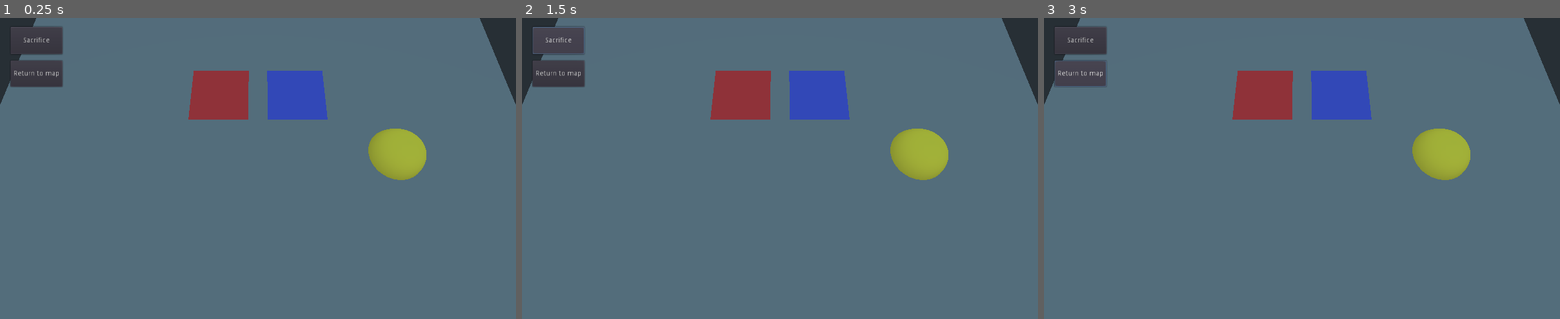
Above: before the commit, frames 1-3 (left to right).
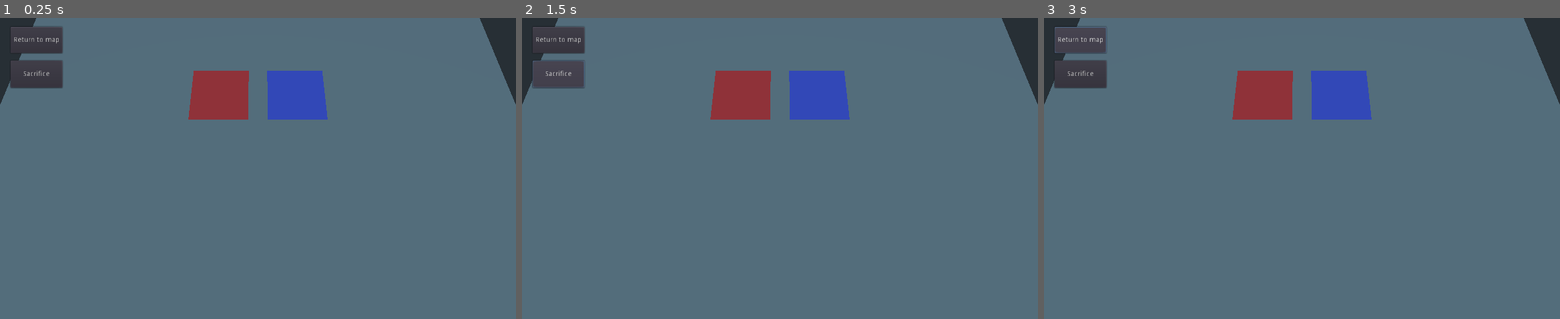
Above: after the commit, the same moments.

Repository: tpgame-spbstu/Tabletop-roguelike
Game: Godot game, scene res://Sacrifice_location/sacrifice_location.tscn
Two runs of this game, one before a commit and one after it. Both use one fixed random seed, a clock stepped at 60 frames per second and the inputs below. This scene is started directly instead of the project's main scene.
Inputs:
- Up to frame 1 (0.25 s): no input
- Up to frame 2 (1.5 s): click "Sacrifice" at 0.5 s; click "Sacrifice" at 1.25 s
- Up to frame 3 (3 s): click "Sacrifice" at 2 s; click "Return to map" at 2.75 s

The runs differ from the first frame. In frame 1, 1.7% of the frame differs, in the area x 2-83%, y 6-54%; in frame 2, 1.8%; in frame 3, 1.9%, in the area x 2-83%, y 2-54%.
Error before the commit: Invalid get index 'cards' (on base: 'Nil'). (res://Sacrifice_location/sacrifice_location.gd:124)

Commit message:
Добавил в локацию пожертвования увеличение аппнутой карты, по возможности пусть игрок выходит сам через кнопочку #96

Diff:
--- a/Sacrifice_location/sacrifice_location.gd
+++ b/Sacrifice_location/sacrifice_location.gd
@@ -15,6 +15,7 @@
 var card_on_from = null
 var card_on_to = null
 var cur_card
+var is_sacrifice = false
 
 func initialize(deck_config, inventory_config, params : Dictionary):
 	.initialize(deck_config, inventory_config, params)
@@ -118,7 +119,21 @@
 	self.deck_config.cards.erase(config_from)
 	pass
 
+func end_of_sacrifice():
+	for card in $deck.get_children():
+		card.hide()
+
+	card_on_to.get_parent().show()
+	var spatial = card_on_to
+	spatial.scale = card_on_to.scale * 2.8
+	spatial.translate(Vector3(0.3, 0.6, -0.4))
+	# spatial.rotate_x(-PI/6)
+	pass
+
+# sacrifice
 func _on_Button_pressed():
+	if card_on_from == null or card_on_to == null:
+		return
 	var config_on_from
 	var config_on_to
 	for card_conf in self.deck_config.cards:
@@ -130,7 +145,17 @@
 			config_on_to = card_conf
 
 	move_symbols(config_on_from, config_on_to)
+	end_of_sacrifice()
+	$Sacrifice.hide()
+	is_sacrifice = true
+	# self._on_Return_to_map_pressed()
 	pass
 
 func _on_Return_to_map_pressed():
 	emit_signal("return_to_map", true)
+
+func _process(delta):
+	if is_sacrifice:
+		# добавить анимацию там, поворот мб
+		# card_on_to.rotate_z(PI/100)
+		pass
--- a/Sacrifice_location/sacrifice_location.tscn
+++ b/Sacrifice_location/sacrifice_location.tscn
@@ -24,15 +24,6 @@
 
 [sub_resource type="BoxShape" id=8]
 extents = Vector3( 0.455, 0.014, 0.454 )
-
-[sub_resource type="SpatialMaterial" id=10]
-albedo_color = Color( 0.980392, 0.843137, 0.223529, 1 )
-
-[sub_resource type="CapsuleMesh" id=9]
-material = SubResource( 10 )
-radius = 0.4
-mid_height = 0.001
-radial_segments = 61
 
 [node name="sacrifice_location" type="Spatial"]
 transform = Transform( 1, 0, 0, 0, 1, 0, 0, 0, 1, -0.000866532, -0.00209808, 0.00696051 )
@@ -77,16 +68,11 @@
 [node name="reference_frame_card" type="Spatial" parent="."]
 transform = Transform( 1, 0, 0, 0, 1, 0, 0, 0, 1, 1.8, 0, -1.3 )
 
-[node name="MeshInstance2" type="MeshInstance" parent="."]
-transform = Transform( 1, 0, 0, 0, 1, 0, 0, 0, 1, -1.97997, -0.100362, 0 )
-mesh = SubResource( 9 )
-material/0 = null
-
 [node name="Sacrifice" type="Button" parent="."]
 margin_left = 21.0
-margin_top = 18.0
+margin_top = 85.0
 margin_right = 124.0
-margin_bottom = 72.0
+margin_bottom = 139.0
 text = "Sacrifice"
 __meta__ = {
 "_edit_use_anchors_": false
@@ -94,9 +80,9 @@
 
 [node name="Return_to_map" type="Button" parent="."]
 margin_left = 21.0
-margin_top = 85.0
+margin_top = 18.0
 margin_right = 124.0
-margin_bottom = 137.0
+margin_bottom = 70.0
 text = "Return to map"
 __meta__ = {
 "_edit_use_anchors_": false
Not shown: 1 places in Sacrifice_location/sacrifice_location.tscn that only renumber resources
